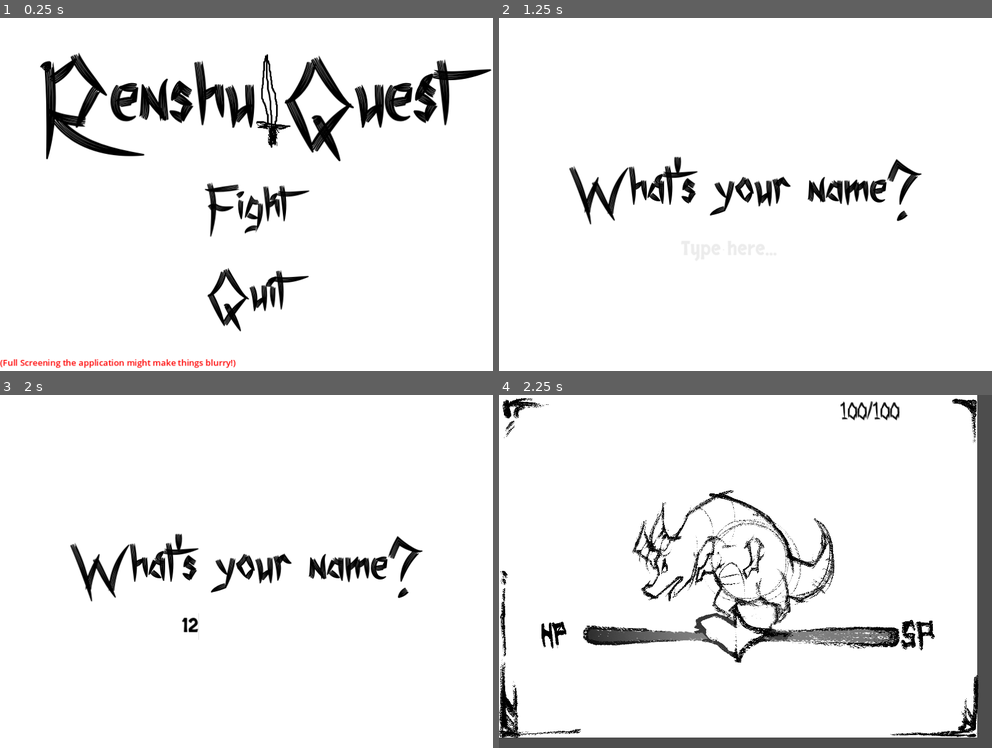
Above: before the commit, frames 1-4 (two rows, left to right).
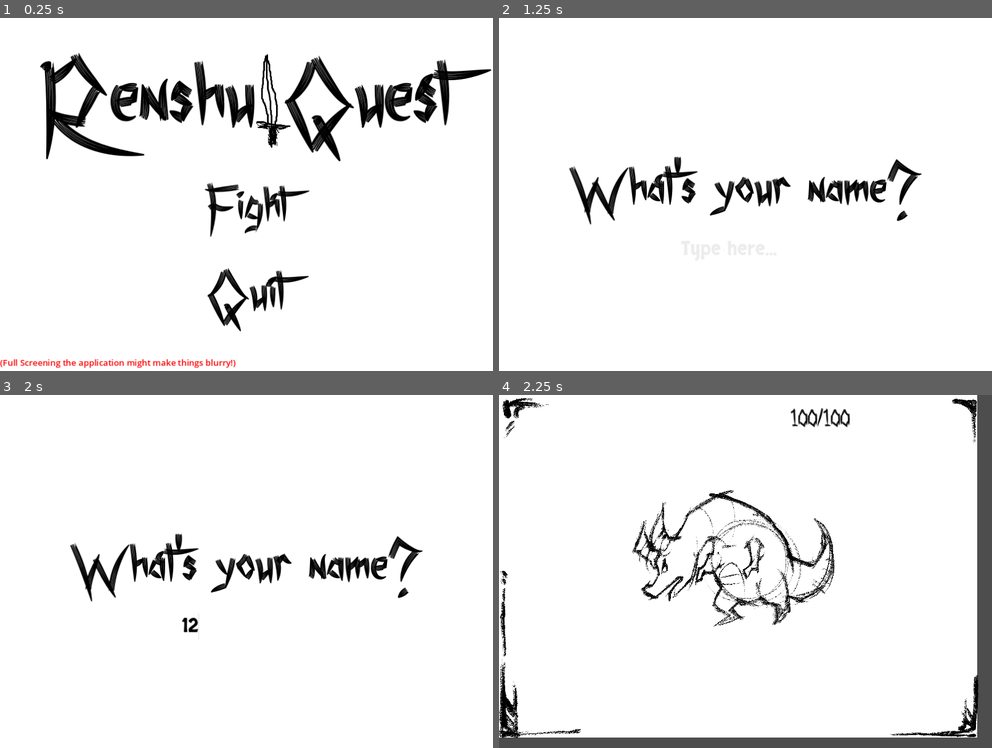
Above: after the commit, the same moments.

Repository: pseudonym07/renshu-main
Game: Godot game, scene res://MainMenu.tscn
Two runs of this game, one before a commit and one after it. Both use one fixed random seed, a clock stepped at 60 frames per second and the inputs below.
Inputs (mouse positions are in pixels of both pictures, inside the frame that each line leads up to):
- Up to frame 1 (0.25 s): no input
- Up to frame 2 (1.25 s): click "Fight" at 0.5 s
- Up to frame 3 (2 s): click (246, 631) at 1.27 s; type "12" at 1.35 s
- Up to frame 4 (2.25 s): tap Enter at 2, 2.1 s; move the mouse to (853, 553) at 2.02 s

Frames 1-3 are identical in both runs. In frame 4, 3.9% of the frame differs, in the area x 8-89%, y 1-76%.

Commit message:
quickie, nothing really changed

Diff:
--- a/BattleUI.tscn
+++ b/BattleUI.tscn
@@ -8,7 +8,7 @@
 [ext_resource type="Script" path="res://MonsterHP.gd" id="4_kibpq"]
 [ext_resource type="Script" path="res://PlayerNamePrompt.gd" id="5_s0ou1"]
 [ext_resource type="Texture2D" uid="uid://xn028gagtlof" path="res://assets/Leo's UI Assets/PaulFrame.png" id="8_w2s8h"]
-[ext_resource type="Texture2D" uid="uid://use5602qaisk" path="res://assets/Leo's UI Assets/Untitled_50_conflictgkkg.png" id="9_2xuj3"]
+[ext_resource type="Texture2D" uid="uid://use5602qaisk" path="res://assets/Leo's UI Assets/OldHealthbar.png" id="9_51maa"]
 
 [sub_resource type="CanvasTexture" id="CanvasTexture_t4pbb"]
 
@@ -42,11 +42,6 @@
 offset_bottom = 644.0
 texture = SubResource("CanvasTexture_t4pbb")
 
-[node name="DRGN" type="Sprite2D" parent="."]
-position = Vector2(440, 304)
-scale = Vector2(0.206, 0.206)
-texture = ExtResource("2_skg58")
-
 [node name="Pname Prompt" type="Panel" parent="."]
 visible = false
 layout_mode = 1
@@ -73,10 +68,10 @@
 
 [node name="MonsterHP" type="Label" parent="."]
 layout_mode = 0
-offset_left = 640.0
-offset_top = 5.0
-offset_right = 824.0
-offset_bottom = 91.0
+offset_left = 547.0
+offset_top = 18.0
+offset_right = 731.0
+offset_bottom = 104.0
 theme_override_colors/font_color = Color(0, 0, 0, 1)
 theme_override_fonts/font = ExtResource("3_4ufpn")
 theme_override_font_sizes/font_size = 22
@@ -93,7 +88,18 @@
 scale = Vector2(0.431333, 0.431333)
 texture = ExtResource("8_w2s8h")
 
-[node name="Untitled50Conflictgkkg" type="Sprite2D" parent="."]
-position = Vector2(440, 392)
-scale = Vector2(0.377333, 0.377333)
-texture = ExtResource("9_2xuj3")
+[node name="VBoxContainer" type="VBoxContainer" parent="."]
+layout_mode = 0
+offset_right = 40.0
+offset_bottom = 40.0
+
+[node name="DRGN" type="Sprite2D" parent="VBoxContainer"]
+position = Vector2(440, 304)
+scale = Vector2(0.206, 0.206)
+texture = ExtResource("2_skg58")
+
+[node name="TextureProgressBar" type="TextureProgressBar" parent="."]
+layout_mode = 2
+offset_right = 2100.0
+offset_bottom = 1500.0
+texture_over = ExtResource("9_51maa")
Not shown: 1 places in BattleUI.tscn that only renumber resources
Renamed: assets/Leo's UI Assets/Untitled_50_conflictg9fofofoe.png -> assets/Leo's UI Assets/AttackButton.png
Not shown, changed: assets/Leo's UI Assets/AttackButton.png.import
Renamed: assets/Leo's UI Assets/Untitled_50_conflictpot.png -> assets/Leo's UI Assets/BackgroundDetails.png
Not shown, changed: assets/Leo's UI Assets/BackgroundDetails.png.import
Renamed: assets/Leo's UI Assets/Untitled_50_conflictg0f0.png -> assets/Leo's UI Assets/DefendButton.png
Not shown, changed: assets/Leo's UI Assets/DefendButton.png.import
Renamed: assets/Leo's UI Assets/Untitled_50_conflictgkkg.png -> assets/Leo's UI Assets/OldHealthbar.png
Not shown, changed: assets/Leo's UI Assets/OldHealthbar.png.import
Renamed: assets/Leo's UI Assets/Untitled_50_conflict.png -> assets/Leo's UI Assets/SkillButton.png
Not shown, changed: assets/Leo's UI Assets/SkillButton.png.import
